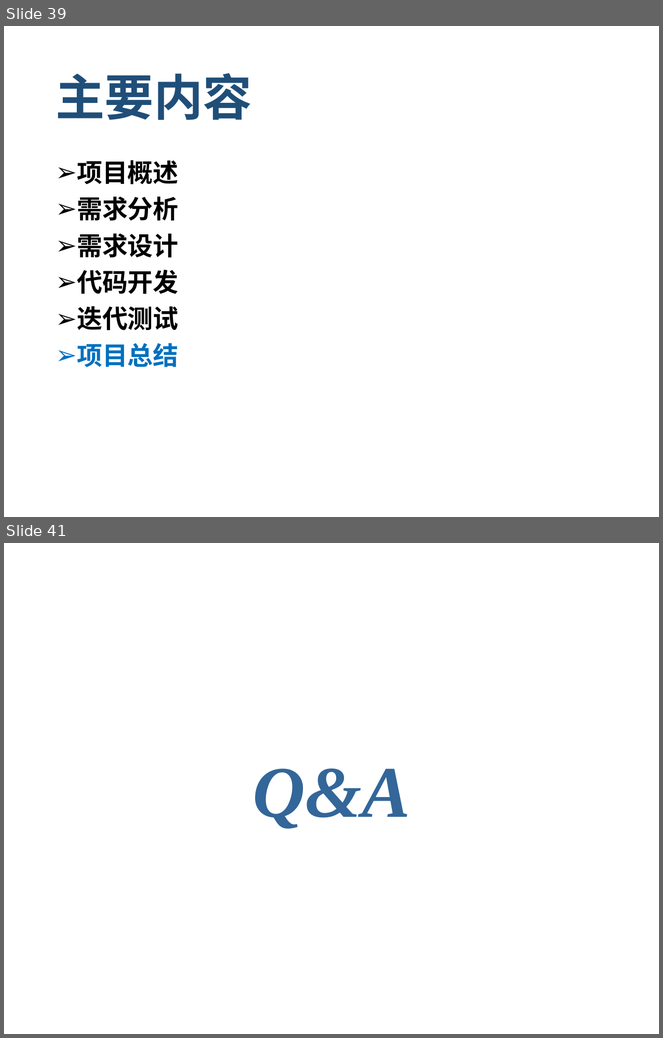
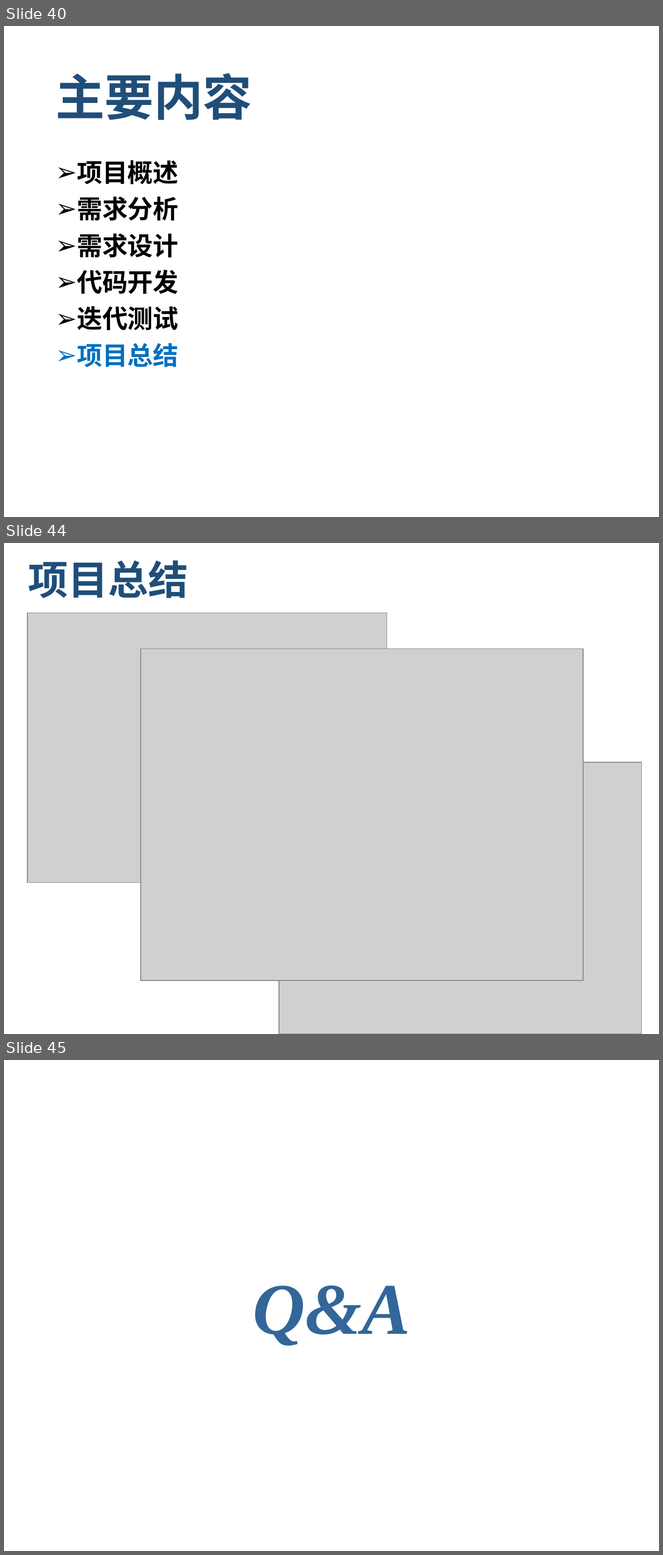
Before and after one commit to zen1995/rucmChecker, a slide deck: finalReport/RUCMChecker_final_report.pptx. Shown one above the other, each under a label of ours: slides 39 and 41 before the commit, slides 40, 44 and 45 after it; the slides between them are not shown. The pictures are 663x1038 and 663x1555 pixels, drawn with LibreOffice and Linux fonts; fonts in the diff are those of the drawing; grey boxes stand for pictures; background and template pictures are left out. Boxes give left, top, right and bottom in pixels: in the first picture for what was removed or moved away, otherwise in the second. Text is boxed around its words. In the diff, an @@ line names an element or a change of style, - is before the commit and + after.

```diff
--- a/finalReport/RUCMChecker_final_report.pptx
+++ b/finalReport/RUCMChecker_final_report.pptx
@@ slide 44 added at box(4, 543, 659, 1034), background #FFFFFF @@
@@ title added at box(28, 560, 189, 598), 44 pt, text #1F4E79, bold @@
+项目总结
@@ picture added at box(27, 613, 387, 883) @@
@@ picture added at box(141, 649, 583, 981) @@
@@ picture added at box(279, 762, 642, 1034) @@
@@ what was slide 39 is now slide 40 @@
@@ what was slide 41 is now slide 45 @@
```
Also in this commit, not shown: 2 slides changed, 4 other slides added, 1 slide removed.
